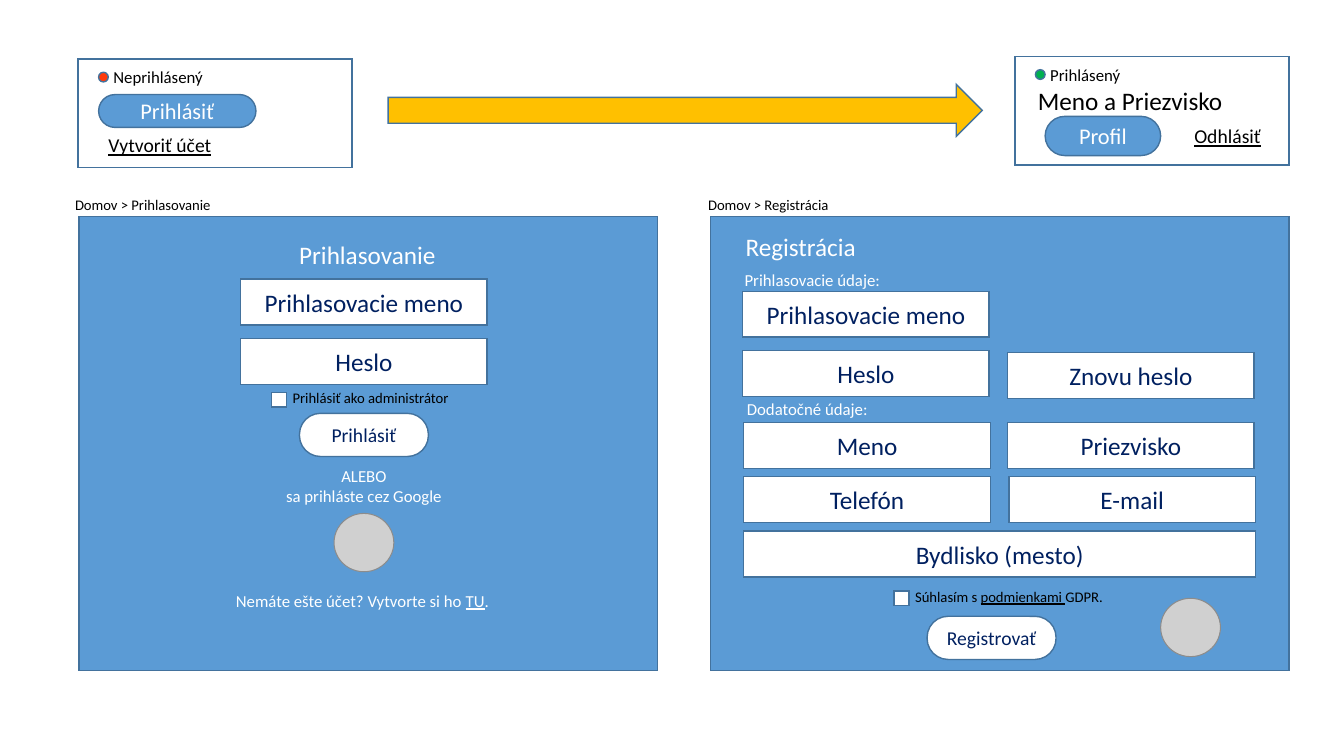
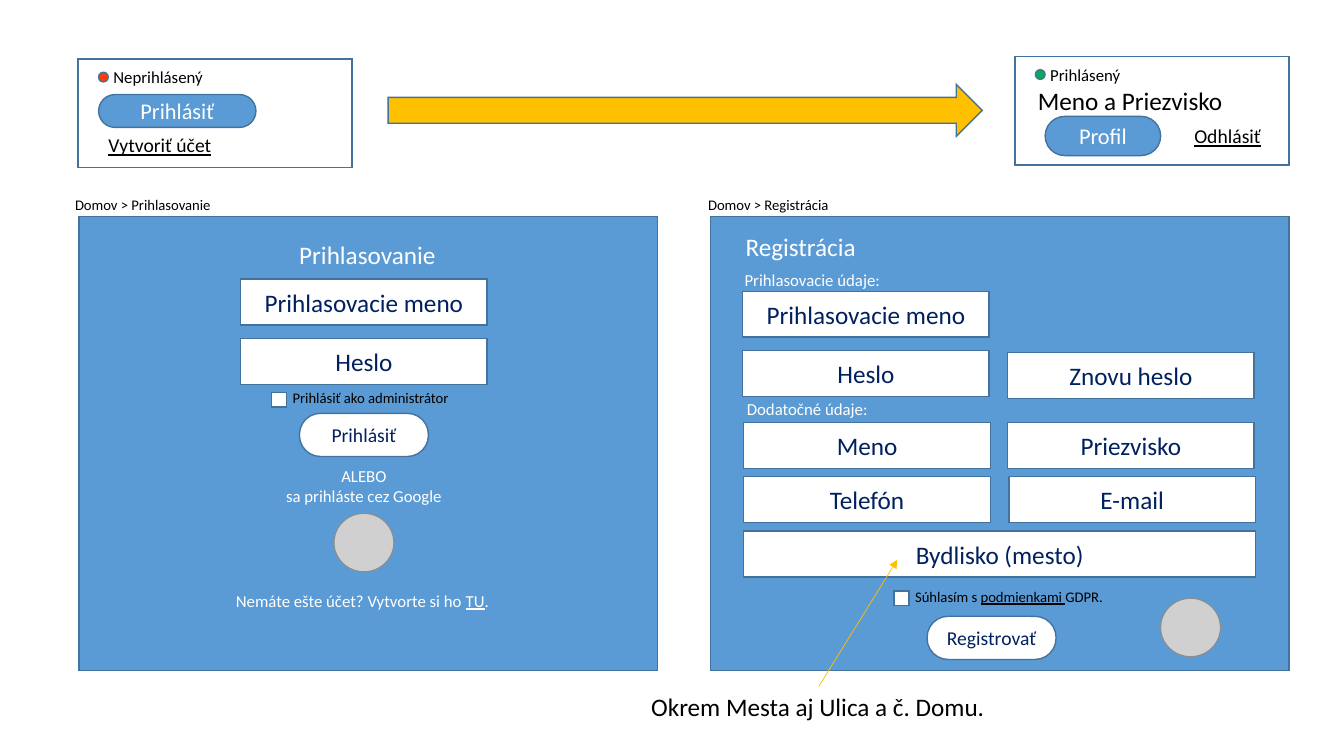
Before and after one commit to milantru/ServIS, a slide deck: slide 18 of docs/B-Servis WebApp UI koncept.pptx. Drawn at 1344x756 pixels with LibreOffice and Linux fonts; fonts in the diff are those of the drawing; grey boxes stand for pictures. Boxes give left, top, right and bottom in pixels: in the first picture for what was removed or moved away, otherwise in the second. Text is boxed around its words. In the diff, an @@ line names an element or a change of style, - is before the commit and + after.

```diff
--- a/docs/B-Servis WebApp UI koncept.pptx
+++ b/docs/B-Servis WebApp UI koncept.pptx
@@ arrow added from (819, 687) to (897, 560), #FFC000 0.5 pt @@
@@ text added at [651,698,984,721], 18 pt, text #000000 @@
+Okrem Mesta aj Ulica a č. Domu.
```
Also in this commit, not shown: 2 other files.
